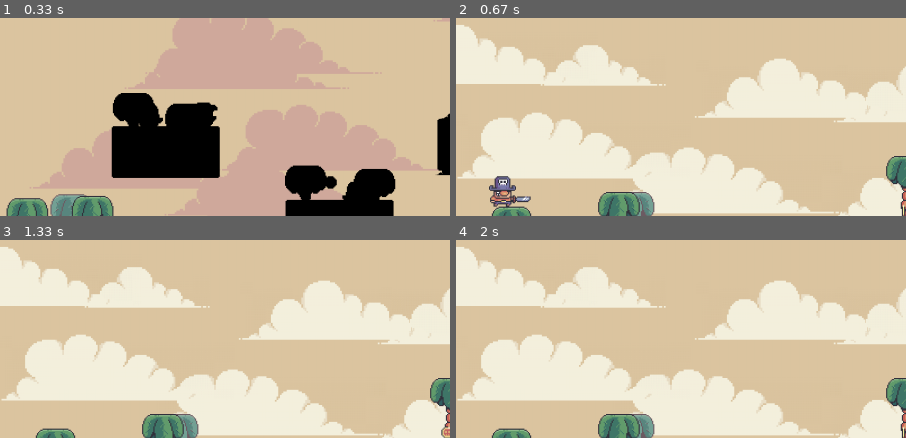
Above: before the commit, frames 1-4 (two rows, left to right).
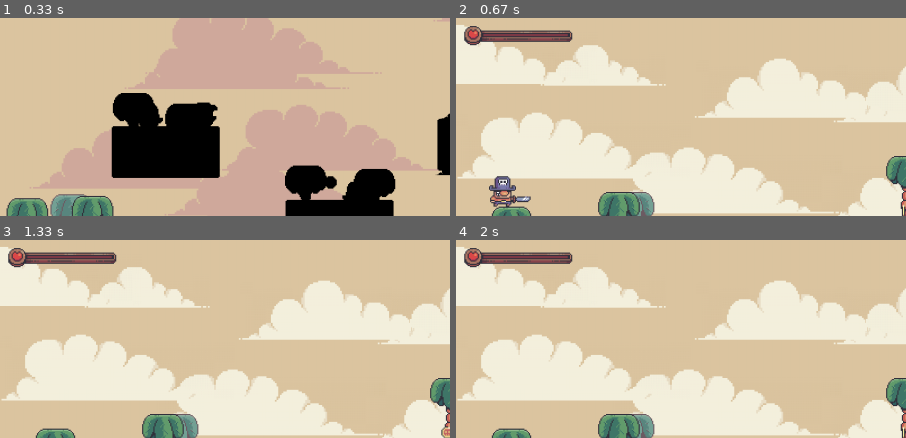
Above: after the commit, the same moments.

Repository: harryodubhghaill/pygame-platformer
Game: pygame game, started from main.py
Same seed, same stepped clock (60 frames per second), same inputs: the game is played once before the commit and once after it.
Inputs:
- Up to frame 1 (0.33 s): no input
- Up to frame 2 (0.67 s): tap Space at 0.33 s
- Up to frame 3 (1.33 s): hold D 0.67-1.13 s; hold W from 1.17 s (still down)
- Up to frame 4 (2 s): release W at 1.47 s; hold D 1.5-1.97 s
The pictures show only the part of the screen within x 0-50%, y 2-52%; the shares and areas given below are measured in that part.

Frame 1 is identical in both runs. In frame 2, 1.6% of the frame differs, in the area x 1-26%, y 4-15%; in frame 3, 1.6%; in frame 4, 1.6%.

Commit message:
draw health bar to the screen

Diff:
--- a/main.py
+++ b/main.py
@@ -2,6 +2,7 @@
 from settings import *
 from level import Level
 from overworld import Overworld
+from ui import UI
 
 class Game:
     def __init__(self):
@@ -15,6 +16,9 @@
         # overworld creation
         self.overworld = Overworld(0, self.max_level, screen, self.create_level)
         self.status = 'overworld'
+
+        # user interface
+        self.ui = UI(screen)
 
     def create_level(self, current_level):
         self.level = Level(current_level, screen, self.create_overworld)
@@ -31,6 +35,7 @@
             self.overworld.run()
         else:
             self.level.run()
+            self.ui.show_health(50, 100)
 
 # pygame setup
 pygame.init()
--- a/ui.py
+++ b/ui.py
@@ -2,4 +2,18 @@
 
 class UI:
     def __init__(self, surface):
+
+        # setup
+        self.display_surface = surface
+
+        # health
+        self.health_bar = pygame.image.load('./graphics/ui/health_bar.png')
+
+        # coins
+        self.coin = pygame.image.load('./graphics/ui/coin.png')
+
+    def show_health(self, current, full):
+        self.display_surface.blit(self.health_bar, (20, 10))
+
+    def show_coins(self, amount):
         pass
